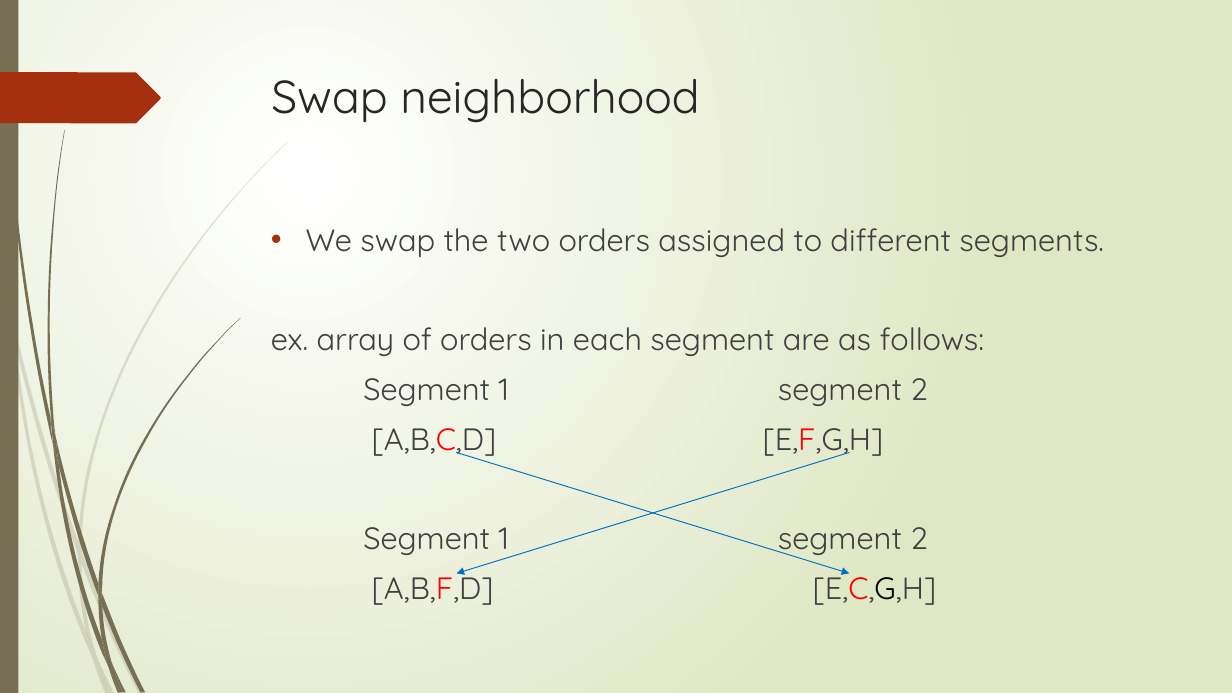
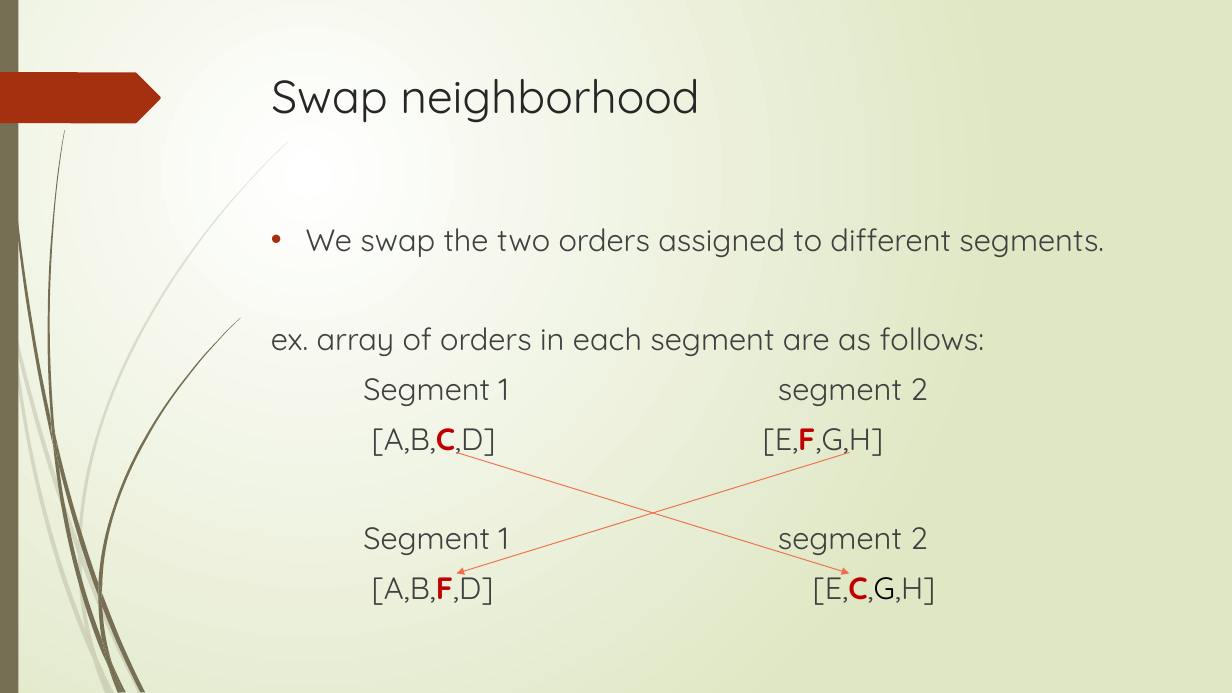
Before and after one commit to r-kurosu/kline_new, a slide deck: slide 41 of 竹田_修論発表.pptx. Drawn at 1232x693 pixels with LibreOffice and Linux fonts; fonts in the diff are those of the drawing. Boxes give left, top, right and bottom in pixels: in the first picture for what was removed or moved away, otherwise in the second. Text is boxed around its words. In the diff, an @@ line names an element or a change of style, - is before the commit and + after.

```diff
--- a/竹田_修論発表.pptx
+++ b/竹田_修論発表.pptx
@@ text at [372,428,936,605]: text colour #FF0000 to #C00000, bold on in "[A,B,C,D] [E,F,G,H]", "[A,B,F,D] [E,C,G,H]" @@
@@ arrow (457, 453) - (849, 574): stroke #0070C0 0.75 pt to #EE6E4B 0.75 pt @@
@@ arrow (849, 453) - (457, 574): stroke #0070C0 0.75 pt to #EE6E4B 0.75 pt @@
```
Also in this commit, not shown: 1 other slide changed.
